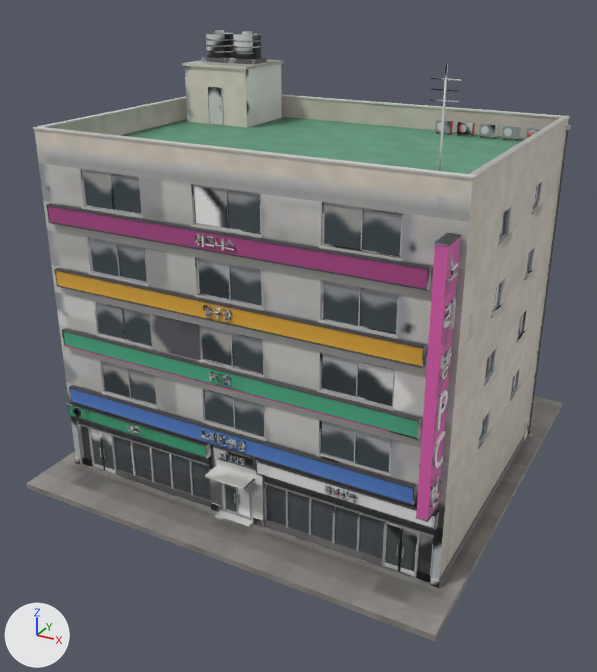
The FBX model cs2_ilsan/CS2Assets/IlsanMixed01/IlsanMixed01_LOD1.fbx as it was, and as the next commit left it.
Both versions are drawn from a 50 mm camera at (20.0, -38.7, 26.0) aimed at (-0.2, -2.0, 7.6). Lighting does not change. The marker at lower left points along +X, +Y and +Z. The picture after the commit comes second. Where no turn or scale is listed for an object, it has been applied to the vertices.

Objects in the first picture: 'IlsanMixed01_LOD1'.
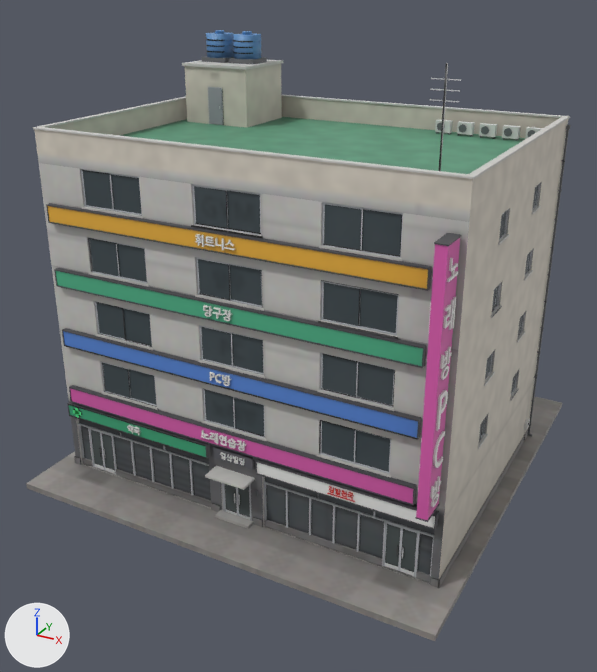
The change in detail:
me_ilsanmixed01_lod1 is used by ob_ilsanmixed01_lod1; location (0.0, 0.0, 0.0).
me_ilsanmixed01_lod1 had 11770 vertices, 18558 faces and spanned x -11.9..11.9, y -11.9..11.9, z -0.3..22.9.
me_ilsanmixed01_lod1 now has 11778 vertices, 18562 faces and spans x -11.9..11.9, y -11.9..11.9, z -0.3..22.9.
me_ilsanmixed01_lod1 part 1: 226 vertices moved from x -6.3..10.9, y -10.4..-4.4, z 3.5..15.4 to x -6.3..10.9, y -10.4..-4.4, z 3.6..15.4; 237 vertices removed from x -1.1..10.8, y -10.2..-9.2, z 3.5..14.8; 245 vertices added at x -1.7..10.8, y -10.3..-9.2, z 3.5..14.8.
me_ilsanmixed01_lod1 part 2: 13841 kept faces spanning x -11.9..11.3, y -11.9..11.9, z -0.3..22.9 get new texture (UV) coordinates.
Other edits to the shape of me_ilsanmixed01_lod1 do not show in these pictures.

Where the change shows, as pixel boxes (x1, y1, x2, y2) in the pictures (597 x 672 px; the box of a moved part takes in the faces that stretch with it):
part 1 of me_ilsanmixed01_lod1, moved or reshaped: before (130, 237, 502, 503); after (196, 237, 502, 502)
part 2 of me_ilsanmixed01_lod1, surface changed: (43, 30, 571, 588) in both
